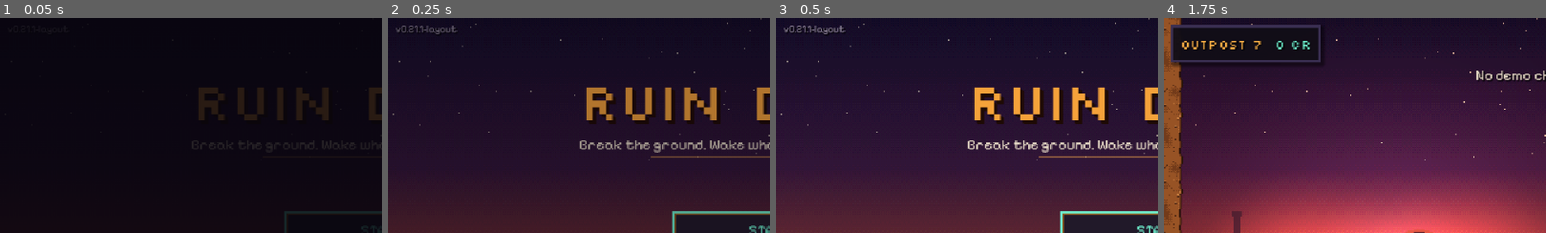
Above: before the commit, frames 1-4 (left to right).
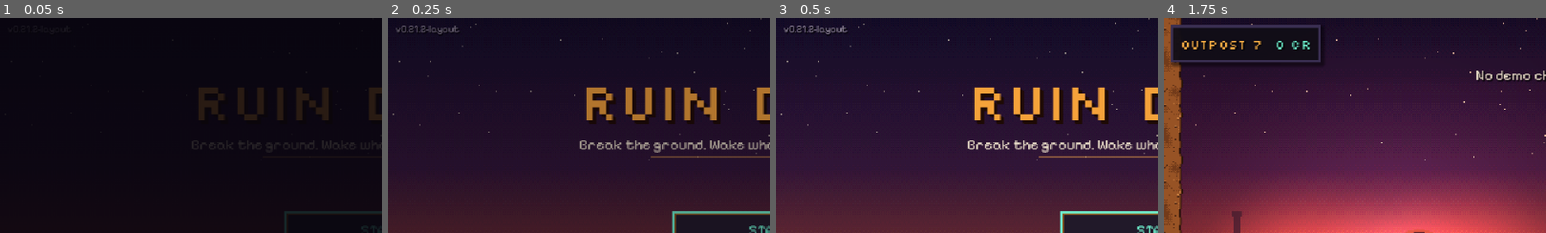
Above: after the commit, the same moments.

Repository: narmanb/ruindigger
Game: Godot game, scene res://src/main.tscn
Two runs of this game, one before a commit and one after it. Both use one fixed random seed, a clock stepped at 60 frames per second and the inputs below.
Inputs (mouse positions are % of the whole screen's width and height, from its top left):
- Up to frame 1 (0.05 s): no input
- Up to frame 2 (0.25 s): no input
- Up to frame 3 (0.5 s): no input
- Up to frame 4 (1.75 s): click "START" at 0.5 s; tap Enter (ui_accept) at 1.25 s; move the mouse to (72, 45) at 1.27 s; hold D (move_right) from 1.28 s (still down); tap B (bolt) at 1.35 s; click (72, 45) at 1.42 s; tap Space (jump) at 1.52 s; tap K (charge) at 1.55 s
The pictures show only the part of the screen within x 0-50%, y 0-50%; the shares and areas given below are measured in that part.

The runs differ from the first frame. In frame 2, 0.1% of the frame differs, in the area x 8-19%, y 3-8%; in frame 3, 0.2%; in frame 4, nothing differs.

Commit message:
0.21.2-layout: frame rate and graphics quality settings
Frame rate 30/45/60/90/120 (default 60, was uncapped); above 60, physics
interpolation is on and the camera follows the digger's interpolated
position. Graphics quality Low/Medium/High (Medium = current look): Low
shrinks lights, drops the fill light, far background and foreground
cables, and keeps one emitter per burst; High allows four emitters, twice
the decor budget and wider lights. Old fps_30 / low_effects settings
carry over. Greedy Lamp's per-frame lamp sizing now includes the quality.

Co-Authored-By: Claude Opus 5.5 <noreply@anthropic.com>
Claude-Session: https://claude.ai/code/session_0138F4YaTEPgDVVqendzF1M8

Diff:
--- a/project.godot
+++ b/project.godot
@@ -7,7 +7,7 @@
 
 config/name="Ruin Digger"
 config/description="Break the ground. Wake what lies below. Get out richer."
-config/version="0.21.1-layout"
+config/version="0.21.2-layout"
 run/main_scene="res://src/main.tscn"
 config/features=PackedStringArray("4.6", "GL Compatibility")
 config/icon="res://icon.svg"
--- a/src/autoload/balance.gd
+++ b/src/autoload/balance.gd
@@ -293,6 +293,20 @@
 	{"recoil": 2.2, "squash": 0.14, "decor": 1.0, "impact": 1.4, "flash": 1.25},
 ]
 const FEEL_NAMES := ["Off", "Subtle", "Normal", "Strong"]
+
+## Graphics quality (Settings): Low for weak phones, Medium is the game's own
+## look, High for strong ones. Presentation only.
+##   light     lamp and flash light size (smaller lights cost less to draw)
+##   fill      the digger's second, soft fill light
+##   far_bg    the far background layer and the foreground cables
+##   emitters  most pooled emitters one particle burst may use
+##   decor     share of the per-frame budget for decorative extras
+const GFX := [
+	{"light": 0.8, "fill": 0.0, "far_bg": 0.0, "emitters": 1.0, "decor": 0.0},
+	{"light": 1.0, "fill": 1.0, "far_bg": 1.0, "emitters": 3.0, "decor": 1.0},
+	{"light": 1.15, "fill": 1.0, "far_bg": 1.0, "emitters": 4.0, "decor": 2.0},
+]
+const GFX_NAMES := ["Low", "Medium", "High"]
 const RECOIL_SOFT := 0.45            # share of "recoil" a sediment hit gives
 const RECOIL_BLOCKED := 1.2          # rock the drill can't cut pushes back hardest
 const RECOIL_BREAK := 0.8            # the snap when a cell gives way
@@ -308,7 +322,7 @@
 const ROCKFALL_SHAKE := 0.14         # per frame in which falling rock lands near you (once per frame)
 const BREACH_SHAKE := 0.18           # a strong water breach near you
 const BREACH_COOLDOWN := 1.5         # s between breach accents
-const FX_DECOR_PER_FRAME := 6        # decorative emitters started per frame, at most
+const FX_DECOR_PER_FRAME := 6        # decorative emitters started per frame, at most (x Graphics quality "decor")
 const FX_MARGIN := 48.0              # px beyond the screen edge still counted as on screen
 
 # --- Explosives (bought and upgraded at the Demolitions counter) ---
--- a/src/autoload/perf.gd
+++ b/src/autoload/perf.gd
@@ -203,7 +203,7 @@
 	lines.append("device: %s | %s %s | %s x%d | %s" % [OS.get_model_name(), OS.get_name(), OS.get_version(), OS.get_processor_name(), OS.get_processor_count(), RenderingServer.get_video_adapter_name()])
 	var win := DisplayServer.window_get_size()
 	lines.append("screen: %dx%d   refresh %.0f Hz   renderer %s" % [win.x, win.y, DisplayServer.screen_get_refresh_rate(), str(ProjectSettings.get_setting("rendering/renderer/rendering_method", "?"))])
-	lines.append("settings: sand_physics=%d low_effects=%s fps_30=%s camera_zoom=%.2f touch=%s" % [int(Settings.get_value("sand_physics")), str(Settings.get_value("low_effects")), str(Settings.get_value("fps_30")), float(Settings.get_value("camera_zoom")), InputSetup.last_device])
+	lines.append("settings: sand_physics=%d graphics=%s fps_cap=%d interpolation=%s game_feel=%d camera_zoom=%.2f touch=%s" % [int(Settings.get_value("sand_physics")), String(Balance.GFX_NAMES[Settings.gfx_quality()]), Settings.fps_cap(), str(get_tree().physics_interpolation), Settings.game_feel(), float(Settings.get_value("camera_zoom")), InputSetup.last_device])
 	lines.append("run: stage=%s%s seed=%d   length %.0f s   %d frames" % [_start.get("stage", ""), (" mission=" + String(_start["mission"])) if String(_start.get("mission", "")) != "" else "", int(_start.get("seed", 0)), seconds, frames])
 	lines.append("")
 	lines.append("SUMMARY")
--- a/src/autoload/settings.gd
+++ b/src/autoload/settings.gd
@@ -11,8 +11,8 @@
 	"music_volume": 0.6,
 	"screen_shake": 0.8,
 	"reduced_flashing": false,
-	"low_effects": false,
-	"fps_30": false,
+	"gfx_quality": 1,         # 0 low, 1 medium, 2 high (see Balance.GFX); replaced "low_effects"
+	"fps_cap": 60,            # one of FPS_CHOICES; replaced "fps_30"
 	"touch_mode": 0,        # 0 auto, 1 always, 2 never
 	"touch_scale": 1.0,
 	"touch_opacity": 0.65,
@@ -56,7 +56,11 @@
 	"stick_deadzone": [0.05, 0.35],
 	"sand_physics": [0, 3],
 	"game_feel": [0, 3],
+	"gfx_quality": [0, 2],
+	"fps_cap": [30, 120],
 }
+
+const FPS_CHOICES := [30, 45, 60, 90, 120]
 
 var values: Dictionary = DEFAULTS.duplicate()
 var path: String = PATH
@@ -112,6 +116,11 @@
 	for key in DEFAULTS.keys():
 		if cfg.has_section_key("options", key):
 			values[key] = _sanitize(key, cfg.get_value("options", key))
+	# older settings files: the 30 FPS switch and Low effects mode carry over
+	if not cfg.has_section_key("options", "fps_cap") and cfg.get_value("options", "fps_30", false) == true:
+		values["fps_cap"] = 30
+	if not cfg.has_section_key("options", "gfx_quality") and cfg.get_value("options", "low_effects", false) == true:
+		values["gfx_quality"] = 0
 
 
 func save_settings() -> void:
@@ -122,7 +131,12 @@
 
 
 func apply() -> void:
-	Engine.max_fps = 30 if values["fps_30"] else 0
+	var fps := fps_cap()
+	Engine.max_fps = fps
+	# above the 60 physics steps a second, draw movement smoothly between them
+	# (otherwise the extra frames would just repeat)
+	if is_inside_tree():
+		get_tree().physics_interpolation = fps > Engine.physics_ticks_per_second
 	for bus in [["Master", "master_volume"], ["SFX", "sfx_volume"], ["Music", "music_volume"]]:
 		var idx := AudioServer.get_bus_index(bus[0])
 		if idx >= 0:
@@ -158,8 +172,27 @@
 	return values["reduced_flashing"]
 
 
+## Low graphics quality: what "Low effects mode" used to be, and a bit more.
 func low_effects() -> bool:
-	return values["low_effects"]
+	return gfx_quality() == 0
+
+
+func gfx_quality() -> int:
+	return clampi(int(values.get("gfx_quality", 1)), 0, Balance.GFX.size() - 1)
+
+
+## A number from the graphics quality table (Balance.GFX).
+func gfx(key: String) -> float:
+	return float(Balance.GFX[gfx_quality()].get(key, 1.0))
+
+
+func fps_cap() -> int:
+	var v := int(values.get("fps_cap", 60))
+	var best: int = 60
+	for c: int in FPS_CHOICES:
+		if absi(c - v) < absi(best - v):
+			best = c
+	return best
 
 
 ## Game Feel Intensity: 0 off, 1 subtle, 2 normal, 3 strong.
--- a/src/fx/fx.gd
+++ b/src/fx/fx.gd
@@ -60,6 +60,7 @@
 	var arr: Array = []
 	for i in count:
 		var p := CPUParticles2D.new()
+		p.physics_interpolation_mode = Node.PHYSICS_INTERPOLATION_MODE_OFF   # placed by hand, not moved by physics
 		p.emitting = false
 		p.one_shot = true
 		p.amount = amount
@@ -182,7 +183,8 @@
 
 ## How many pooled emitters a request for n particles of `kind` uses (1..3).
 static func emitters_for(kind: String, n: int) -> int:
-	return clampi(int(ceil(float(n) / float(UNIT.get(kind, 10)))), 1, 3)
+	var most := clampi(int(Settings.gfx("emitters")), 1, 4)     # Graphics quality: 1 low, 3 medium, 4 high
+	return clampi(int(ceil(float(n) / float(UNIT.get(kind, 10)))), 1, most)
 
 
 func _new_frame() -> void:
@@ -190,7 +192,7 @@
 	if f == _frame:
 		return
 	_frame = f
-	_decor_left = Balance.FX_DECOR_PER_FRAME
+	_decor_left = int(round(Balance.FX_DECOR_PER_FRAME * Settings.gfx("decor")))
 	var vp := get_viewport()
 	if vp:
 		_view = (vp.get_canvas_transform().affine_inverse() * vp.get_visible_rect()).grow(Balance.FX_MARGIN)
@@ -303,7 +305,7 @@
 		old.kill()
 	l.global_position = pos
 	l.color = color
-	l.texture_scale = maxf(0.5, scale_v * 1.8)
+	l.texture_scale = maxf(0.5, scale_v * 1.8) * Settings.gfx("light")
 	l.enabled = true
 	var peak := 1.2 if Settings.reduced_flashing() else 2.4
 	if boost:
--- a/src/player/player.gd
+++ b/src/player/player.gd
@@ -55,6 +55,9 @@
 var drill_regrow := 1.0            # 0 = drill just fired off as a rocket, 1 = fully grown back
 var recoil := 0.0                  # px the drill arm is knocked back toward the shoulder (visual only)
 var _recoil_v := 0.0
+var fill: PointLight2D            # the soft second light (off at Low graphics quality)
+var _phys_prev := Vector2.ZERO       # position at the last two physics steps, for the
+var _phys_now := Vector2.ZERO        # smoothed (interpolated) camera above 60 FPS
 var _squash_t := 0.0               # landing squash, visual only
 var _squash_amt := 0.0
 var _anim_t := 0.0
@@ -108,7 +111,7 @@
 	lamp.color = Color(1.0, 0.9, 0.75)
 	lamp.position = Vector2(4, -10)
 	add_child(lamp)
-	var fill := PointLight2D.new()
+	fill = PointLight2D.new()
 	fill.texture = lamp.texture
 	fill.texture_scale = 0.55
 	fill.energy = 0.55
@@ -263,6 +266,8 @@
 		fire_bolt(ay)
 
 	move_and_slide()
+	_phys_prev = _phys_now
+	_phys_now = global_position
 	var now_floor := is_on_floor()
 	if now_floor and not was_on_floor:
 		var impact := fall_peak
@@ -581,6 +586,14 @@
 			recoil = 0.0
 			_recoil_v = 0.0
 			break
+
+
+## Where the digger is drawn this frame. With physics interpolation on (frame
+## rate above 60) that is between its last two physics positions.
+func drawn_position() -> Vector2:
+	if not get_tree().physics_interpolation or _phys_prev == Vector2.ZERO:
+		return global_position
+	return _phys_prev.lerp(_phys_now, Engine.get_physics_interpolation_fraction())
 
 
 ## A one-cell step in front of the feet, with room to stand on it.
--- a/src/ui/settings_panel.gd
+++ b/src/ui/settings_panel.gd
@@ -68,8 +68,34 @@
 		Audio.play("ui_confirm"))
 	list.add_child(hint_btn)
 	_toggle(list, "Reduced flashing", "reduced_flashing")
-	_toggle(list, "Low effects mode", "low_effects")
-	_toggle(list, "30 FPS cap (battery)", "fps_30")
+	var gq_row := HBoxContainer.new()
+	gq_row.add_child(_name("Graphics quality"))
+	var gq := OptionButton.new()
+	for i in Balance.GFX_NAMES.size():
+		gq.add_item(String(Balance.GFX_NAMES[i]), i)
+	gq.selected = Settings.gfx_quality()
+	gq.custom_minimum_size = Vector2(110, 24)
+	gq.item_selected.connect(func(i: int) -> void: Settings.set_value("gfx_quality", i))
+	gq_row.add_child(gq)
+	list.add_child(gq_row)
+	var gq_note := UIKit.label("Low: fewer particles, smaller lights, simpler backgrounds (for slower phones). High: more particles, softer lights.", 9, UIKit.MUTED)
+	gq_note.autowrap_mode = TextServer.AUTOWRAP_WORD_SMART
+	gq_note.custom_minimum_size = Vector2(300, 0)
+	list.add_child(gq_note)
+	var fps_row := HBoxContainer.new()
+	fps_row.add_child(_name("Frame rate"))
+	var fr := OptionButton.new()
+	for i in Settings.FPS_CHOICES.size():
+		fr.add_item("%d FPS" % int(Settings.FPS_CHOICES[i]), i)
+	fr.selected = Settings.FPS_CHOICES.find(Settings.fps_cap())
+	fr.custom_minimum_size = Vector2(110, 24)
+	fr.item_selected.connect(func(i: int) -> void: Settings.set_value("fps_cap", int(Settings.FPS_CHOICES[i])))
+	fps_row.add_child(fr)
+	list.add_child(fps_row)
+	var fr_note := UIKit.label("30 saves battery. 90 and 120 need a screen that supports them.", 9, UIKit.MUTED)
+	fr_note.autowrap_mode = TextServer.AUTOWRAP_WORD_SMART
+	fr_note.custom_minimum_size = Vector2(300, 0)
+	list.add_child(fr_note)
 	_toggle(list, "Show FPS", "show_fps")
 	_toggle(list, "Record performance", "perf_record")
 	var perf_btn := UIKit.button("COPY PERFORMANCE REPORT", func() -> void: pass, 240.0)
--- a/src/world/mine.gd
+++ b/src/world/mine.gd
@@ -75,6 +75,7 @@
 	glow_root.add_child(compass)
 	grid.cell_changed.connect(_on_cell_changed)
 	Perf.begin(self)
+	apply_gfx()
 	pressure = Pressure.new()
 	pressure.mine = self
 	add_child(pressure)
@@ -196,8 +197,31 @@
 	camera.limit_right = grid.w * C
 	camera.limit_bottom = grid.h * C
 	add_child(camera)
+	camera.physics_interpolation_mode = Node.PHYSICS_INTERPOLATION_MODE_OFF   # it follows the smoothed digger itself
 	_apply_zoom()
 	Settings.changed.connect(_apply_zoom)
+	Settings.changed.connect(apply_gfx)
+	fore_layer = fore
+
+
+var fore_layer: Parallax2D
+
+
+## Graphics quality, applied now and whenever Settings change: lamp sizes, the
+## digger's fill light, the far background layer and the foreground cables.
+## (Flash lights and particles read the setting as they go.)
+func apply_gfx() -> void:
+	var k := Settings.gfx("light")
+	for l in find_children("*", "PointLight2D", true, false):
+		if l.get_parent() is Fx or (player and l == player.lamp):
+			continue                   # flashes size themselves; the digger's lamp is sized every frame
+		if not l.has_meta("base_scale"):
+			l.set_meta("base_scale", l.texture_scale)
+		l.texture_scale = float(l.get_meta("base_scale")) * k
+	if player and player.fill:
+		player.fill.visible = Settings.gfx("fill") > 0.0
+	if fore_layer:
+		fore_layer.visible = Settings.gfx("far_bg") > 0.0
 
 
 func _additive() -> CanvasItemMaterial:
@@ -556,6 +580,7 @@
 	add_child(player)
 	player.setup_stats()
 	player.died.connect(_on_player_died)
+	player.reset_physics_interpolation()
 	player.hurt.connect(func(_a: float) -> void: _hurt_ago = 0.0)
 	camera.global_position = player.global_position
 	camera.reset_smoothing()
@@ -808,7 +833,10 @@
 	elif player.velocity.y > 200.0:
 		want.y = view.y * 0.22
 	_look = _look.lerp(want, clampf(delta * 3.5, 0.0, 1.0))
-	camera.global_position = player.global_position + _look + Vector2(0, -10)
+	# with physics interpolation (frame rate above 60) follow where the digger
+	# is drawn, not where its last physics step left it, or it would judder
+	var ppos: Vector2 = player.drawn_position()
+	camera.global_position = ppos + _look + Vector2(0, -10)
 	trauma = maxf(0.0, trauma - delta * 1.6)
 	_rockfall_flush()
 	# a smooth wobble (noise, not a fresh random jump every frame), capped;
@@ -922,7 +950,7 @@
 		var node: Parallax2D = entry[2]
 		var want := 1.0 if int(entry[0]) == s else 0.0
 		node.modulate.a = move_toward(node.modulate.a, want, delta * 1.5)
-		node.visible = node.modulate.a > 0.01
+		node.visible = node.modulate.a > 0.01 and (int(entry[1]) == 1 or Settings.gfx("far_bg") > 0.0)
 	if s != current_stratum:
 		current_stratum = s
 		Audio.music(MUSIC[s])
@@ -1345,7 +1373,7 @@
 		return
 	if _lamp_base < 0.0:
 		_lamp_base = player.lamp.texture_scale
-	player.lamp.texture_scale = _lamp_base * (Balance.GREEDY_LIGHT if Game.has_relic("greedy") else 1.0)
+	player.lamp.texture_scale = _lamp_base * (Balance.GREEDY_LIGHT if Game.has_relic("greedy") else 1.0) * Settings.gfx("light")
 
 
 var _echo_n := 0
--- a/tests/fun_pass.gd
+++ b/tests/fun_pass.gd
@@ -29,6 +29,7 @@
 			"ladders": await ladder_blasts(t)
 			"dock": await dock(t)
 			"feel": await feel(t)
+			"gfx": await graphics(t)
 			"relics": await relics(t)
 		return
 	await economy(t)
@@ -54,6 +55,7 @@
 	await ladder_blasts(t)
 	await dock(t)
 	await feel(t)
+	await graphics(t)
 	await sand(t)
 	await sand_look(t)
 	await zones(t)
@@ -3066,9 +3068,9 @@
 	t.check(Settings.feel("flash") <= 1.0, "Reduced Flashing caps the brighter flashes at Strong")
 	Settings.values["reduced_flashing"] = false
 	t.check(Settings.feel("flash") > 1.0, "without it, Strong flashes a little brighter")
-	Settings.values["low_effects"] = true
-	t.check(Settings.feel("decor") == 0.0, "Low Effects turns the decorative extras off, even at Strong")
-	Settings.values["low_effects"] = false
+	Settings.values["gfx_quality"] = 0
+	t.check(Settings.feel("decor") == 0.0, "Low graphics quality turns the decorative extras off, even at Strong")
+	Settings.values["gfx_quality"] = 1
 	t.check(Fx.emitters_for("burst", 6) == 1 and Fx.emitters_for("burst", 18) == 2 and Fx.emitters_for("burst", 30) == 3 and Fx.emitters_for("burst", 999) == 3, "a bigger burst uses more pooled emitters, at most three")
 	# a dive
 	Game.contract = Balance.CONTRACTS[0].duplicate()
@@ -3169,7 +3171,7 @@
 	await t._frames(1)
 	var fx: Fx = mine.fx
 	Settings.values["game_feel"] = 3
-	Settings.values["low_effects"] = true
+	Settings.values["gfx_quality"] = 0
 	var e0 := fx.emitted
 	fx.burst(pl.global_position, Color.WHITE, 30, Fx.DECOR)
 	t.check(fx.emitted == e0, "Low Effects + Strong: no decorative extras")
@@ -3177,7 +3179,7 @@
 	t.check(fx.emitted == e0 + 1, "a hazard warning always plays, even off screen with Low Effects")
 	fx.burst(pl.global_position, Color.WHITE, 30)
 	t.check(fx.emitted == e0 + 2, "Low Effects keeps normal effects to one emitter")
-	Settings.values["low_effects"] = false
+	Settings.values["gfx_quality"] = 1
 	await t._frames(1)
 	e0 = fx.emitted
 	for k in 20:
@@ -3228,3 +3230,85 @@
 	Settings.apply()
 	Game.goto("title", true)
 	await _settle(t)
+
+
+## 0.21.2: graphics quality and frame rate settings.
+static func graphics(t: Node) -> void:
+	t.section("graphics quality and frame rate")
+	var keep := Settings.values.duplicate()
+	t.check(int(Settings.DEFAULTS["gfx_quality"]) == 1 and int(Settings.DEFAULTS["fps_cap"]) == 60, "defaults: Medium graphics, 60 FPS")
+	Settings.values["fps_cap"] = 60
+	Settings.apply()
+	t.check(Engine.max_fps == 60 and not t.get_tree().physics_interpolation, "at 60 FPS the frame rate matches the physics: no interpolation")
+	Settings.values["fps_cap"] = 120
+	Settings.apply()
+	t.check(Engine.max_fps == 120 and t.get_tree().physics_interpolation, "at 120 FPS movement is drawn smoothly between physics steps")
+	Settings.values["fps_cap"] = 30
+	Settings.apply()
+	t.check(Engine.max_fps == 30 and not t.get_tree().physics_interpolation, "30 FPS caps the frame rate (battery)")
+	Settings.values["fps_cap"] = Settings._sanitize("fps_cap", 100)
+	t.check(Settings.fps_cap() == 90 and Settings._sanitize("fps_cap", 500) == 120 and Settings._sanitize("gfx_quality", 7) == 2, "odd values snap to the nearest choice")
+	# an older settings file: the 30 FPS switch and Low effects mode carry over
+	var p0 := Settings.path
+	Settings.path = "user://test_settings_gfx.cfg"
+	var cf := ConfigFile.new()
+	cf.set_value("options", "fps_30", true)
+	cf.set_value("options", "low_effects", true)
+	cf.save(Settings.path)
+	Settings.load_settings()
+	t.check(Settings.fps_cap() == 30 and Settings.gfx_quality() == 0 and Settings.low_effects(), "an old save with the 30 FPS switch and Low effects gets 30 FPS and Low graphics")
+	var cf2 := ConfigFile.new()
+	cf2.set_value("options", "fps_30", true)
+	cf2.set_value("options", "fps_cap", 90)
+	cf2.set_value("options", "gfx_quality", 2)
+	cf2.save(Settings.path)
+	Settings.load_settings()
+	t.check(Settings.fps_cap() == 90 and Settings.gfx_quality() == 2, "once the new options are saved, they win")
+	DirAccess.remove_absolute(ProjectSettings.globalize_path(Settings.path))
+	Settings.path = p0
+	Settings.values = keep.duplicate()
+	Settings.values["fps_cap"] = 60
+	Settings.values["gfx_quality"] = 1
+	Settings.apply()
+	# in a dive
+	Game.contract = Balance.CONTRACTS[0].duplicate()
+	Game.contract["seed"] = 7
+	await _settle(t)
+	Game.start_run()
+	await _settle(t)
+	await t._frames(10)
+	var mine: Node = Game.current
+	var pl: Player = mine.player
+	var lamp: PointLight2D = pl.lamp
+	var base_scale: float = lamp.texture_scale
+	Settings.set_value("gfx_quality", 0)
+	await t._frames(3)
+	var far_shown := false
+	for entry in mine.parallax:
+		if int(entry[1]) == 0 and (entry[2] as Parallax2D).visible:
+			far_shown = true
+	t.check(not pl.fill.visible and not mine.fore_layer.visible and not far_shown, "Low: no fill light, no foreground cables, no far background layer")
+	t.check(lamp.texture_scale < base_scale and Fx.emitters_for("burst", 999) == 1, "Low: smaller lights, one emitter per burst")
+	Settings.set_value("gfx_quality", 2)
+	await t._frames(3)
+	t.check(pl.fill.visible and mine.fore_layer.visible and lamp.texture_scale > base_scale and Fx.emitters_for("burst", 999) == 4, "High: everything on, wider lights, up to four emitters per burst")
+	Settings.set_value("gfx_quality", 1)
+	await t._frames(3)
+	t.check(is_equal_approx(lamp.texture_scale, base_scale) and Fx.emitters_for("burst", 999) == 3, "Medium is the game's own look, switched back live")
+	# 120 FPS with interpolation: the camera follows the digger as it is drawn
+	Settings.set_value("fps_cap", 120)
+	pl.input_override = {"x": 1.0}
+	var worst := 0.0
+	for k in 60:
+		await t._frames(1)
+		var drawn: Vector2 = pl.drawn_position()
+		worst = maxf(worst, absf(mine.camera.global_position.x - mine._look.x - drawn.x))
+	pl.input_override = {}
+	t.check(t.get_tree().physics_interpolation and worst < 2.0, "at 120 FPS the camera tracks the smoothed digger (off by %.2f px at most)" % worst)
+	Settings.set_value("fps_cap", 60)
+	Settings.values = keep.duplicate()
+	Settings.values["fps_cap"] = 60
+	Settings.values["gfx_quality"] = 1
+	Settings.apply()
+	Game.goto("title", true)
+	await _settle(t)
--- a/tests/shot.gd
+++ b/tests/shot.gd
@@ -275,7 +275,7 @@
 	if mine and args.has("charge") and frame == 40:
 		mine.player.input_override = {"charge_just": true, "x": 0.0}
 	if frame == 2:
-		for k in ["move_control", "touch_mode", "camera_zoom", "stick_size", "gadget_bar_open", "touch_scale", "touch_diag", "game_feel"]:
+		for k in ["move_control", "touch_mode", "camera_zoom", "stick_size", "gadget_bar_open", "touch_scale", "touch_diag", "game_feel", "gfx_quality"]:
 			if args.has(k):
 				Settings.values[k] = Settings._sanitize(k, float(args[k]) if k in ["camera_zoom", "stick_size", "touch_scale"] else int(args[k]))
 		Settings.changed.emit()
Not shown, changed: export_presets.cfg
Not shown, changed: CHANGELOG.md
